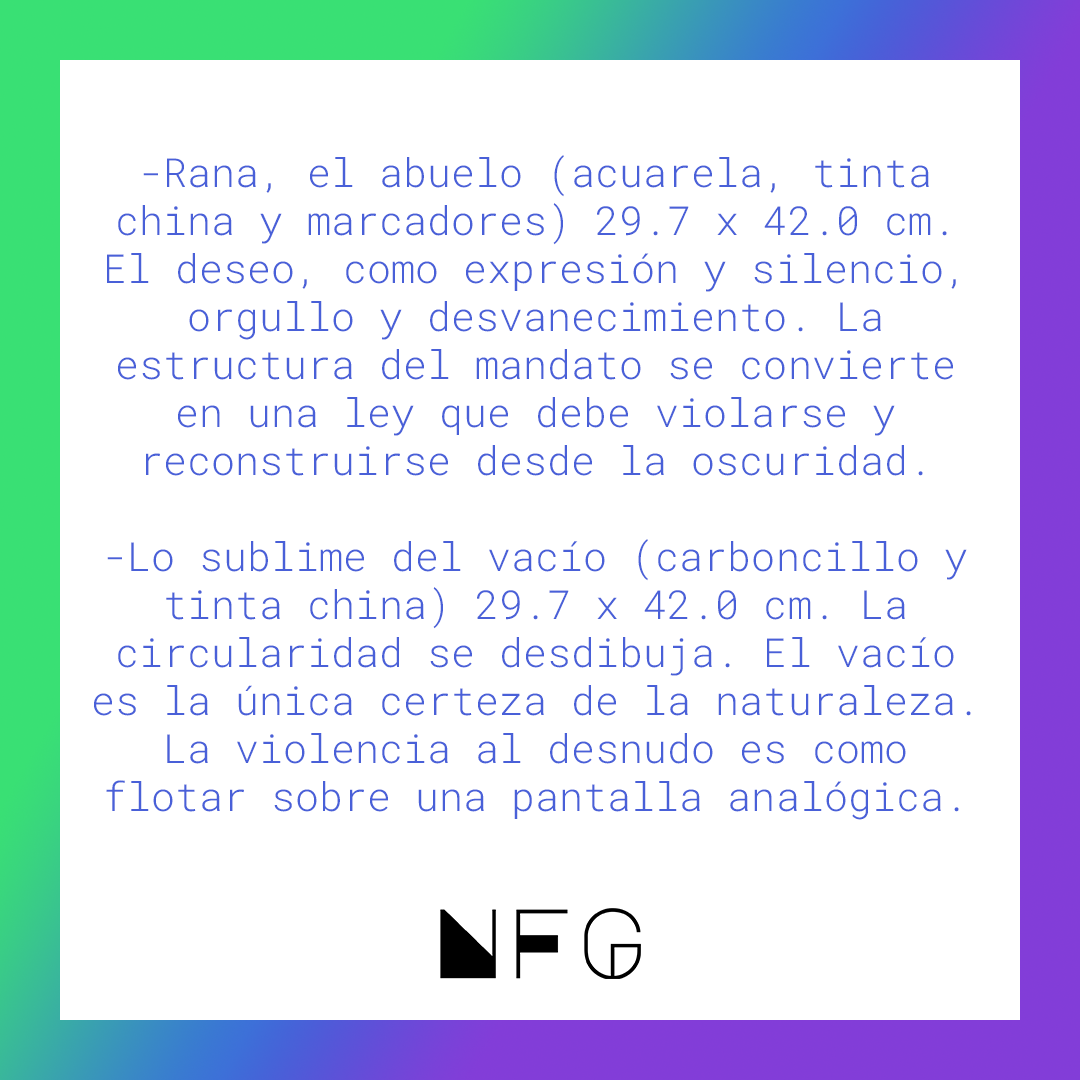
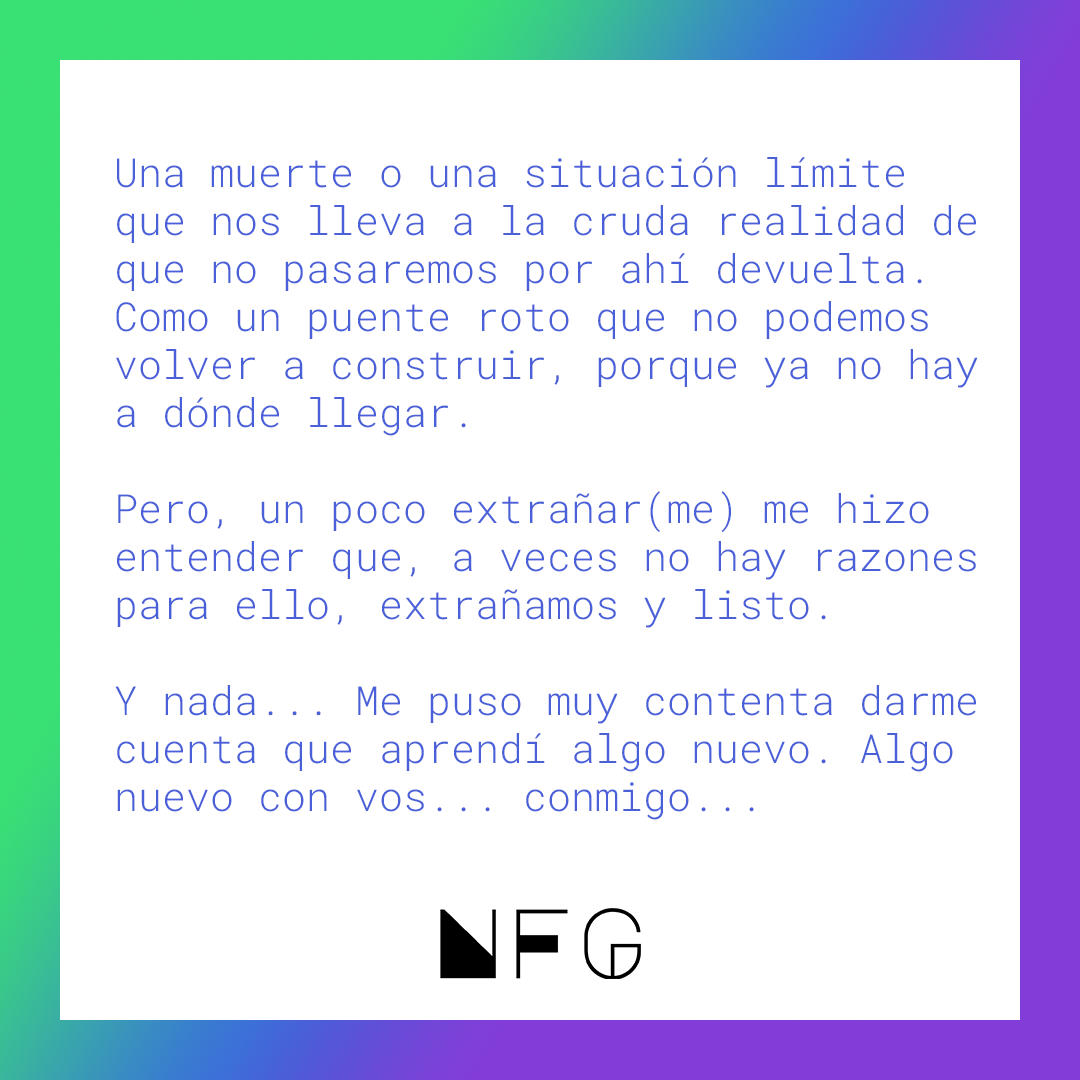
Two versions of the same layered image (1080×1080). Layer-by-layer changes:
renamed "-Rana, el abuelo (acuarela, tinta china y marcadores) 29.7 x 42" to "Una muerte o una situación límite que nos lleva a la cruda real", painted on it over [94, 155, 978, 820]
